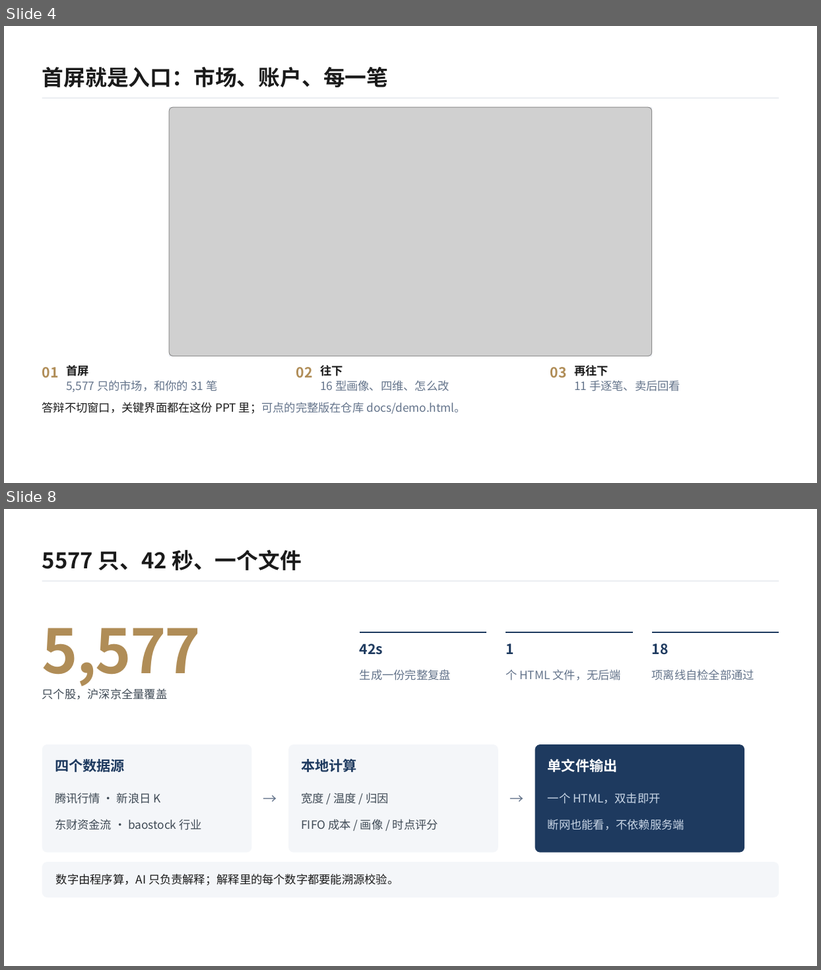
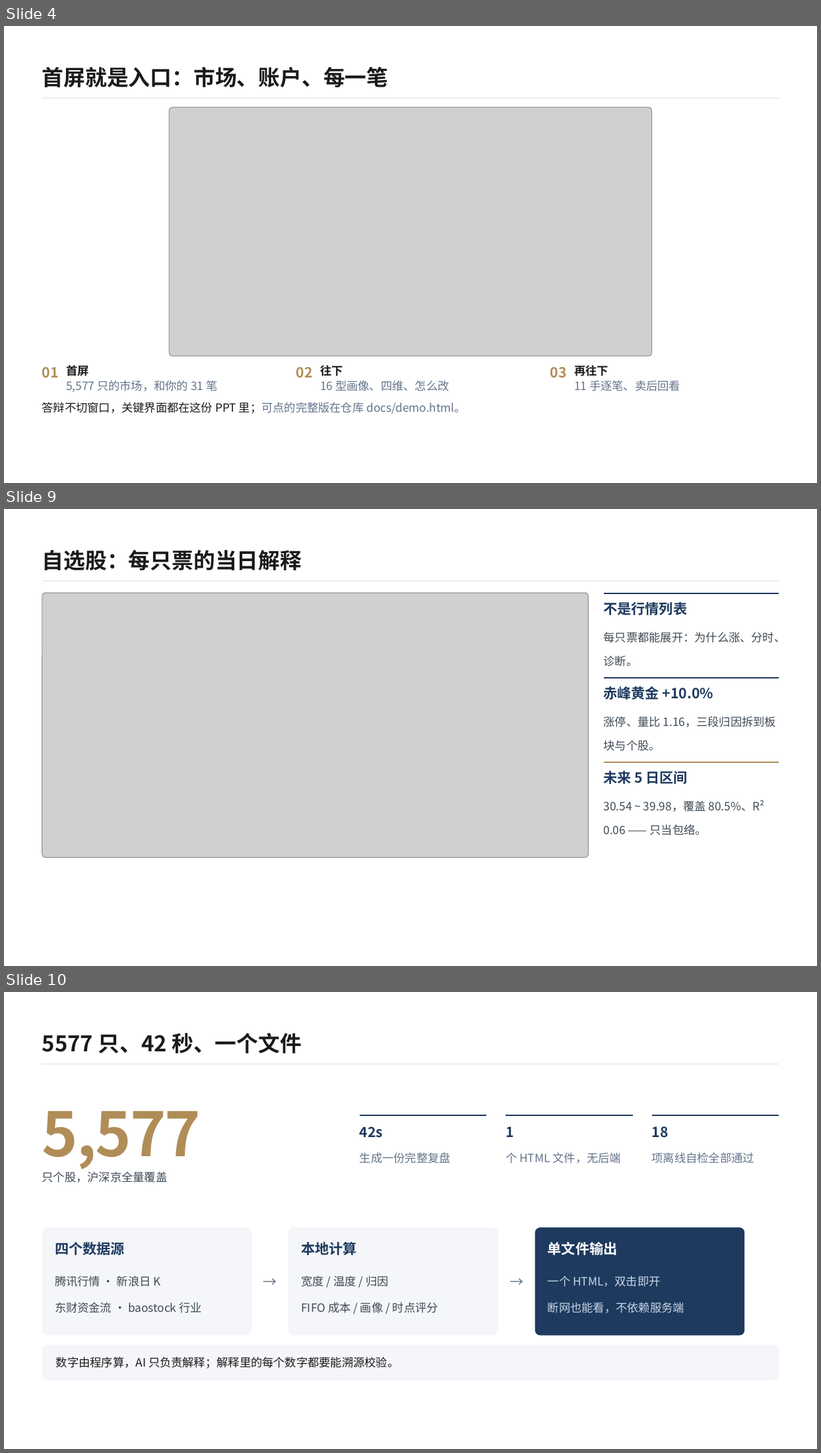
Before and after one commit to www498/ashare-review, a slide deck: ppt/复盘台答辩/复盘台答辩.pptx. Shown one above the other, each under a label of ours: slides 4 and 8 before the commit, slides 4, 9 and 10 after it; the slides between them are not shown. The pictures are 821x970 and 821x1453 pixels, drawn with LibreOffice and Linux fonts; fonts in the diff are those of the drawing; grey boxes stand for pictures. Boxes give left, top, right and bottom in pixels: in the first picture for what was removed or moved away, otherwise in the second. Text is boxed around its words. In the diff, an @@ line names an element or a change of style, - is before the commit and + after.

Commit message:
PPT 扩到 12 页：画像改为速写与改法、新增建议页和自选股页，逐笔改全列、卖后加口径换算

```diff
--- a/ppt/复盘台答辩/复盘台答辩.pptx
+++ b/ppt/复盘台答辩/复盘台答辩.pptx
@@ slide 9 added at box(4, 509, 817, 966), background #FFFFFF @@
@@ text added at box(42, 550, 302, 570), 25.5 pt, text #1A1A1A, bold @@
+自选股：每只票的当日解释
@@ rectangle added at box(42, 581, 779, 582), fill #D9DEE6 @@
@@ rectangle added at box(42, 593, 588, 858), outline #E5E9F0 1 pt @@
@@ picture added at box(42, 593, 588, 858) @@
@@ freeform shape added at box(604, 593, 780, 670), fill #1E3A5F @@
@@ text added at box(604, 602, 688, 615), 16.5 pt, text #1E3A5F, bold @@
+不是行情列表
@@ text added at box(604, 632, 786, 667), 13.5 pt, text #3F4A55 @@
+每只票都能展开：为什么涨、分时、诊断。
@@ freeform shape added at box(604, 677, 780, 755), fill #1E3A5F @@
@@ text added at box(604, 687, 714, 700), 16.5 pt, text #1E3A5F, bold @@
+赤峰黄金 +10.0%
@@ text added at box(604, 716, 777, 751), 13.5 pt, text #3F4A55 @@
+涨停、量比 1.16，三段归因拆到板块与个股。
@@ freeform shape added at box(604, 762, 780, 839), fill #B08D57 @@
@@ text added at box(604, 771, 688, 784), 16.5 pt, text #1E3A5F, bold @@
+未来 5 日区间
@@ text added at box(604, 800, 765, 836), 13.5 pt, text #3F4A55 @@
+30.54 ~ 39.98，覆盖 80.5%、R² 0.06 —— 只当包络。
@@ what was slide 8 is now slide 10 @@
```
Also in this commit, not shown: 2 slides changed, 2 other slides added, 1 slide removed, 13 other files.
